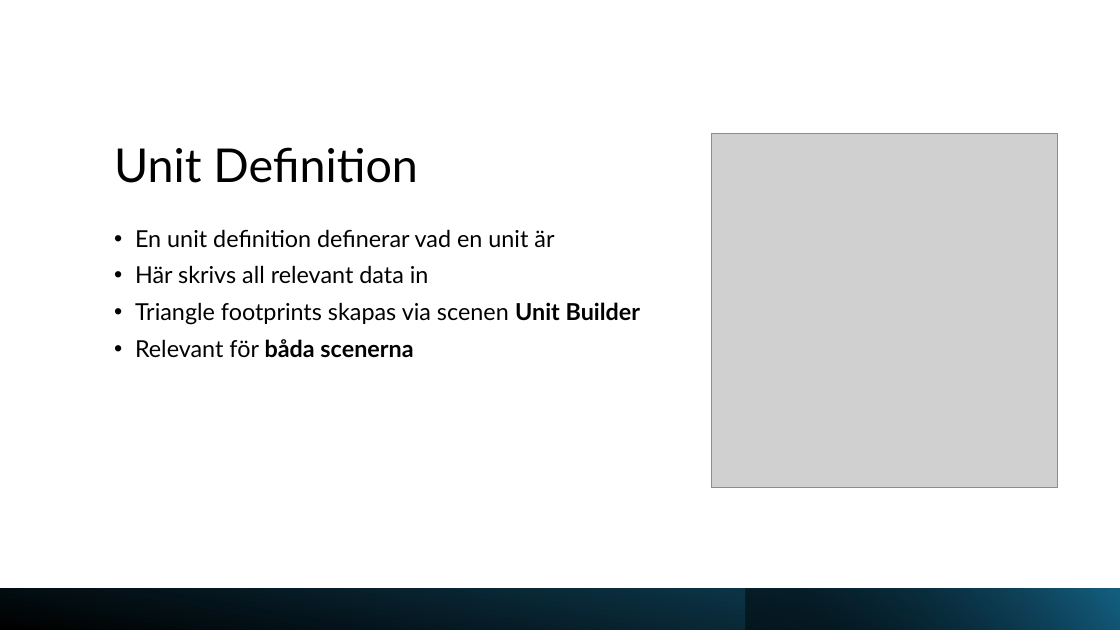
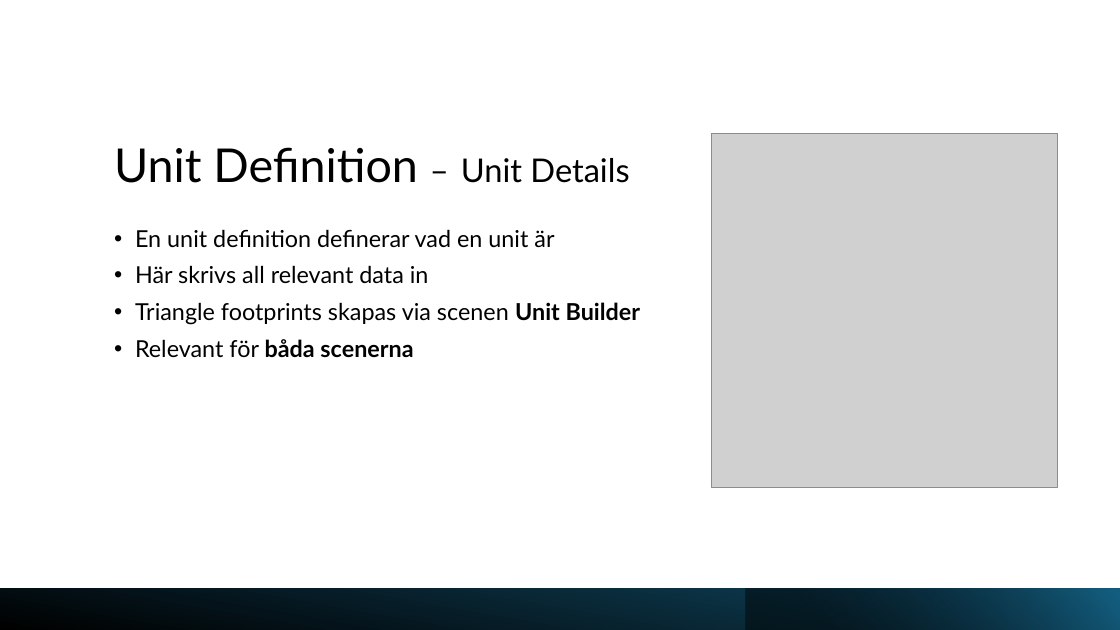
Before and after one commit to Jaltl/RogueLikeChess, a slide deck: slide 3 of Assets/Pontus Unit Builder.pptx (slide 4 before the commit). Drawn at 1120x630 pixels with LibreOffice and Linux fonts; fonts in the diff are those of the drawing; grey boxes stand for pictures. Boxes give left, top, right and bottom in pixels: in the first picture for what was removed or moved away, otherwise in the second. Text is boxed around its words. In the diff, an @@ line names an element or a change of style, - is before the commit and + after.

```diff
--- a/Assets/Pontus Unit Builder.pptx
+++ b/Assets/Pontus Unit Builder.pptx
@@ title at [114, 147, 629, 183]: text changed @@
-Unit Definition
+Unit Definition – Unit Details
```
Also in this commit, not shown: 6 other slides changed.
